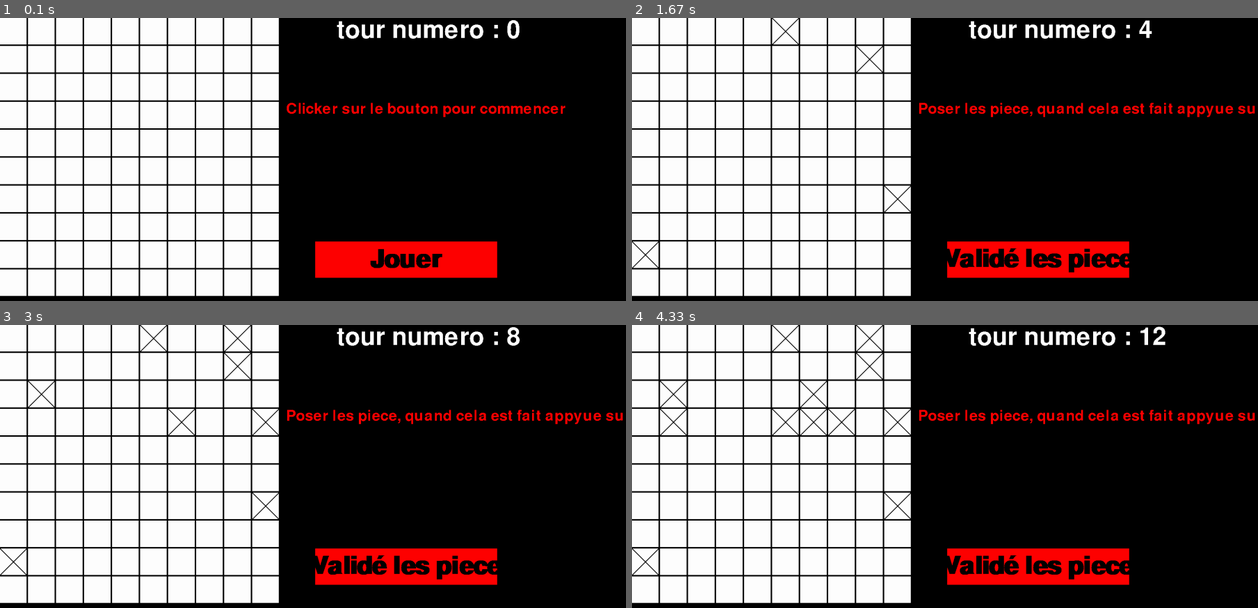
Above: before the commit, frames 1-4 (two rows, left to right).
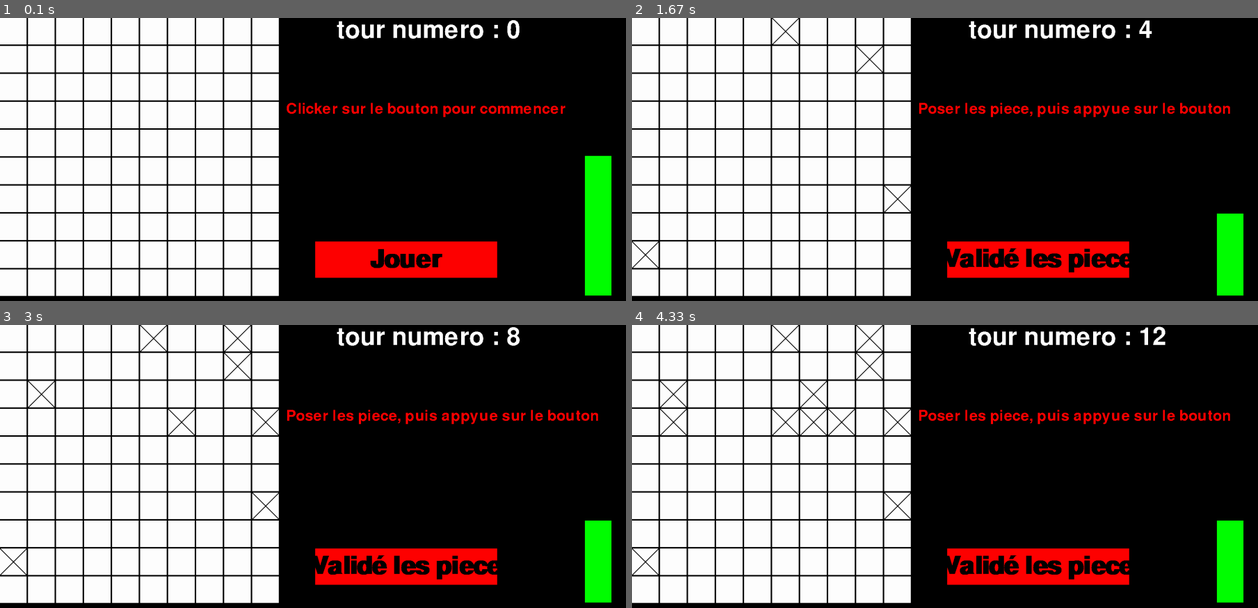
Above: after the commit, the same moments.

Repository: chokinyan/nsi-projet
Game: pygame game, started from trucsecret.py
Two runs of this game, one before a commit and one after it. Both use one fixed random seed, a clock stepped at 60 frames per second and the inputs below.
Inputs (mouse positions are in pixels of both pictures, inside the frame that each line leads up to):
- Up to frame 1 (0.1 s): no input
- Up to frame 2 (1.67 s): press the mouse at (1038, 258) at 0.37 s; move the mouse to (894, 187) at 0.47 s; release the mouse at (750, 117) at 0.6 s; press the mouse at (644, 255) at 0.7 s; move the mouse to (682, 210) at 0.8 s; release the mouse at (713, 165) at 0.93 s; press the mouse at (782, 29) at 1.03 s; move the mouse to (901, 85) at 1.13 s; release the mouse at (1020, 139) at 1.27 s; press the mouse at (869, 57) at 1.4 s; move the mouse to (801, 57) at 1.5 s; release the mouse at (738, 54) at 1.63 s
- Up to frame 3 (3 s): press the mouse at (43, 392) at 1.73 s; move the mouse to (131, 378) at 1.83 s; release the mouse at (225, 361) at 1.97 s; press the mouse at (237, 336) at 2.07 s; move the mouse to (306, 358) at 2.17 s; release the mouse at (381, 384) at 2.3 s; press the mouse at (181, 421) at 2.4 s; move the mouse to (137, 404) at 2.5 s; release the mouse at (93, 390) at 2.63 s; press the mouse at (262, 421) at 2.73 s; move the mouse to (200, 452) at 2.83 s; release the mouse at (137, 483) at 2.97 s
- Up to frame 4 (4.33 s): press the mouse at (782, 421) at 3.07 s; move the mouse to (907, 432) at 3.17 s; release the mouse at (1032, 441) at 3.3 s; press the mouse at (675, 421) at 3.4 s; move the mouse to (813, 489) at 3.5 s; release the mouse at (951, 557) at 3.63 s; press the mouse at (813, 392) at 3.73 s; move the mouse to (819, 381) at 3.83 s; release the mouse at (826, 367) at 3.97 s; press the mouse at (838, 421) at 4.07 s; move the mouse to (995, 441) at 4.17 s; release the mouse at (1145, 460) at 4.3 s

The runs differ from the first frame. In frame 1, 2.2% of the frame differs, in the area x 93-98%, y 48-99%; in frame 2, 2.1%; in frame 3, 2.1%; in frame 4, 2.1%.

Commit message:
update secret

Diff:
--- a/trucsecret.py
+++ b/trucsecret.py
@@ -10,34 +10,43 @@
 # 2 Contre-torpilleurs (3 cases) ;
 # 1 Torpilleur (2 cases).
 
-def phase_jeu():
-    if phase == 1:
-        plateau_rect = [[] for i in range(10)]
-        for j in range(10):
-            for i in range(10):
-                rect = pygame.Rect(i*80,j*80,75,75)
-                plateau_rect[j].append(rect)
+def genere_plateau():
+    global plateau_rect
+    for j in range(10):
+        for i in range(10):
+            if plateau_rect[j][i]["rect"] == None:
+                print("non")
+                rect = pygame.Rect(i*77,j*77,73,73)
+                plateau_rect[j][i]["rect"] = rect
                 pygame.draw.rect(ecran,(255,255,255),rect)
-        return plateau_rect
-    elif phase == 2:
-        pass
-
+            else :
+                rect = pygame.Rect(i*77,j*77,73,73)
+                plateau_rect[j][i]["rect"] = rect
+                if plateau_rect[j][i]["Bateau"][0]:
+                    pygame.draw.rect(ecran,(0,255,0),rect)
+                else :
+                    pygame.draw.rect(ecran,(255,255,255),rect)
+                if plateau_rect[j][i]["Croix"] and plateau_rect[j][i]["toucher"]:
+                    pygame.draw.line(ecran,(0,0,0),(case["rect"].x,case["rect"].y),(case["rect"].x + case["rect"].width,case.y + case["rect"].height),width=3)
+                    pygame.draw.line(ecran,(0,0,0),(case["rect"].x,case["rect"].y + case["rect"].height),(case["rect"].x + case["rect"].width,case["rect"].y),width=3)
+                elif plateau_rect[j][i]["Croix"] and not(plateau_rect[j][i]["toucher"]):
+                    pygame.draw.line(ecran,(255,0,0),(case["rect"].x,case["rect"].y),(case["rect"].x + case["rect"].width,case["rect"].y + case["rect"].height),width=3)
+                    pygame.draw.line(ecran,(255,0,0),(case["rect"].x,case["rect"].y + case["rect"].height),(case["rect"].x + case["rect"].width,case["rect"].y),width=3)
+#766
 pygame.init()
 ecran = pygame.display.set_mode((1720,780))
 pygame.display.set_caption("Bataille navale")
 end = False
-plateau_rect = [[] for i in range(10)]
-for j in range(10):
-    for i in range(10):
-        rect = pygame.Rect(i*77,j*77,73,73)
-        plateau_rect[j].append(rect)
-        pygame.draw.rect(ecran,(255,255,255),rect)
+plateau_rect = [[{"Croix" : False , "rect" : None , "toucher" : False , "Bateau" : [False, ""] } for i in range(10) ] for j in range(10)]
+genere_plateau()
 plateau_joueur = [[0 for i in range(10)] for i in range(10)]
 plateau_bot = [[0 for i in range(10)] for i in range(10)]
 tour = 0
 piece_placer = 0
 #max 5
-Porte_avions = None
+Porte_avions = ecran.subsurface(pygame.Rect((1607,380),(73,385)))
+Porte_avions.fill((0,255,0))
+#(1607,329)
 Croiseur = None
 Contre_torpilleurs1 = None
 Contre_torpilleurs2 = None
@@ -45,26 +54,28 @@
 toucher = False
 joueur_joue = False
 game_play = False
+peux_jouer = False
+Placement_piece = False
 tour_texte_fond = pygame.font.SysFont("None",100)
 tour_texte = tour_texte_fond.render(f"tour numero : {str(tour)}",False,(255,255,255))
-tour_rect = pygame.rect.Rect(925,0,575,68)
+tour_rect = pygame.Rect(925,0,575,68)
 tour_surf = ecran.subsurface(tour_rect)
 tour_surf.blit(tour_texte,(0,0))
 ecran.blit(tour_surf.copy(),tour_rect)
-#75*75 les case
-text_rect = pygame.rect.Rect((plateau_rect[3][-1].x + plateau_rect[3][-1].width + 20,plateau_rect[3][-1].y),(930,plateau_rect[4][-1].y))
+text_rect = pygame.Rect((plateau_rect[3][-1]["rect"].x + plateau_rect[3][-1]["rect"].width + 20,plateau_rect[3][-1]["rect"].y),(930,plateau_rect[4][-1]["rect"].y))
 txt_surf = ecran.subsurface(text_rect)
 texte_fond = pygame.font.SysFont("None",60)
 text = texte_fond.render("Clicker sur le bouton pour commencer",False,(255,0,0))
 txt_surf.blit(text,(0,0))
 ecran.blit(txt_surf.copy(),text_rect)
-bouton_rect = pygame.rect.Rect((plateau_rect[7][-1].x + plateau_rect[8][-1].width + 100,plateau_rect[8][-1].y),(500,100))
+bouton_rect = pygame.Rect((plateau_rect[7][-1]["rect"].x + plateau_rect[8][-1]["rect"].width + 100,plateau_rect[8][-1]["rect"].y),(500,100))
 bouton_surf = ecran.subsurface(bouton_rect)
 bouton_surf.fill((255,0,0))
 bt_txt_fond = pygame.font.SysFont("None",100,bold=True)
 bt_txt = bt_txt_fond.render("Jouer",False,(0,0,0))
 bouton_surf.blit(bt_txt,bt_txt.get_rect(center = bouton_surf.get_rect().center))
 ecran.blit(bouton_surf.copy(),bouton_rect)
+ecran.blit(Porte_avions.copy(),pygame.Rect((1607,380),(73,385)))
 
 while not(end):
 
@@ -76,35 +87,47 @@
 
             for case in collone:
 
-                if case.collidepoint(pygame.mouse.get_pos()) and pygame.mouse.get_pressed()[0]:
+                if case["rect"].collidepoint(pygame.mouse.get_pos()) and pygame.mouse.get_pressed()[0]:
 
                     if toucher:
 
-                        pygame.draw.line(ecran,(255,0,0),(case.x,case.y),(case.x + case.width,case.y + case.height),width=3)
-                        pygame.draw.line(ecran,(255,0,0),(case.x,case.y + case.height),(case.x + case.width,case.y),width=3)
+                        pygame.draw.line(ecran,(255,0,0),(case["rect"].x,case["rect"].y),(case["rect"].x + case["rect"].width,case["rect"].y + case["rect"].height),width=3)
+                        pygame.draw.line(ecran,(255,0,0),(case["rect"].x,case["rect"].y + case["rect"].height),(case["rect"].x + case["rect"].width,case["rect"].y),width=3)
+
                     else:
 
-                        pygame.draw.line(ecran,(0,0,0),(case.x,case.y),(case.x + case.width,case.y + case.height),width=3)
-                        pygame.draw.line(ecran,(0,0,0),(case.x,case.y + case.height),(case.x + case.width,case.y),width=3)
+                        pygame.draw.line(ecran,(0,0,0),(case["rect"].x,case["rect"].y),(case["rect"].x + case["rect"].width,case["rect"].y + case["rect"].height),width=3)
+                        pygame.draw.line(ecran,(0,0,0),(case["rect"].x,case["rect"].y + case["rect"].height),(case["rect"].x + case["rect"].width,case["rect"].y),width=3)
+
+                    case["croix"] = True
+                    print(case)
                     tour += 1
                     tour_texte = tour_texte_fond.render(f"tour numero : {str(tour)}",False,(255,255,255))
                     tour_surf.fill((0,0,0))
                     tour_surf.blit(tour_texte,(0,0))
                     ecran.blit(tour_surf.copy(),tour_rect)
-                    pygame.display.flip()
                     pygame.time.wait(250)
 
-    if bouton_rect.collidepoint(pygame.mouse.get_pos()) and pygame.mouse.get_pressed()[0] and not(game_play):
+    if bouton_rect.collidepoint(pygame.mouse.get_pos()) and pygame.mouse.get_pressed()[0] and not(Placement_piece):
 
+        #Placement_piece = True
         game_play = True
         txt_surf.fill((0,0,0))
-        text = texte_fond.render("Poser les piece, quand cela est fait appyue sur le bouton",False,(255,0,0))
+        text = texte_fond.render("Poser les piece, puis appyue sur le bouton",False,(255,0,0))
         txt_surf.blit(text,(0,0))
         bouton_surf.fill((255,0,0))
         bt_txt = bt_txt_fond.render("Validé les piece",False,(0,0,0))
         bouton_surf.blit(bt_txt,bt_txt.get_rect(center = bouton_surf.get_rect().center))
         ecran.blit(txt_surf.copy(),text_rect)
         ecran.blit(bouton_surf.copy(),bouton_rect)
+
+    if pygame.mouse.get_pressed()[0]:
+        #print(pygame.mouse.get_pos())
+        #ecran.blit(Porte_avions.copy(),pygame.Rect((10,10),(73,385)))
+        ecran.fill((0,0,0),pygame.Rect((0,0),(766,766)))
+        genere_plateau()
+        pygame.time.wait(1)
+
 
     if keyboard.is_pressed("Esc"):
 
